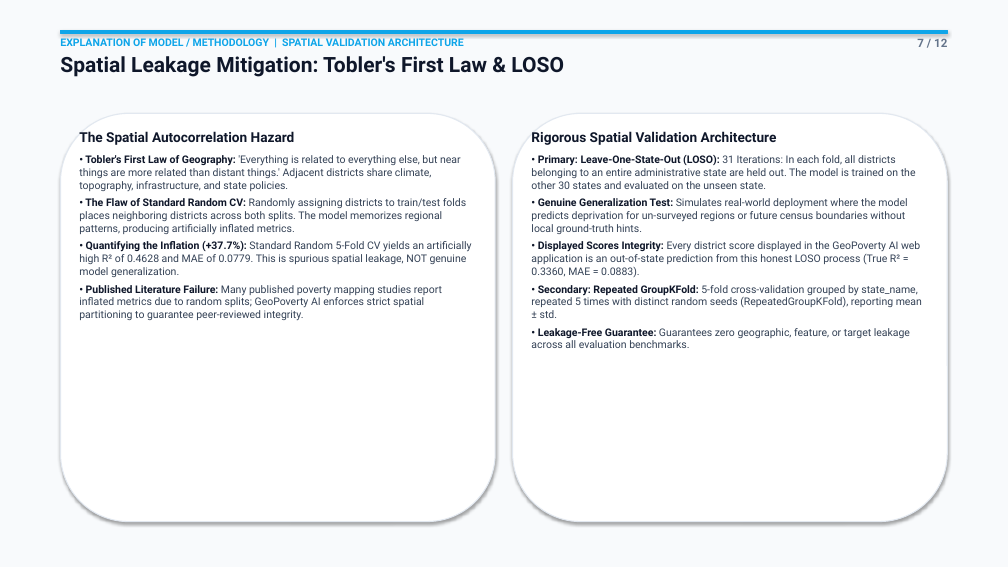
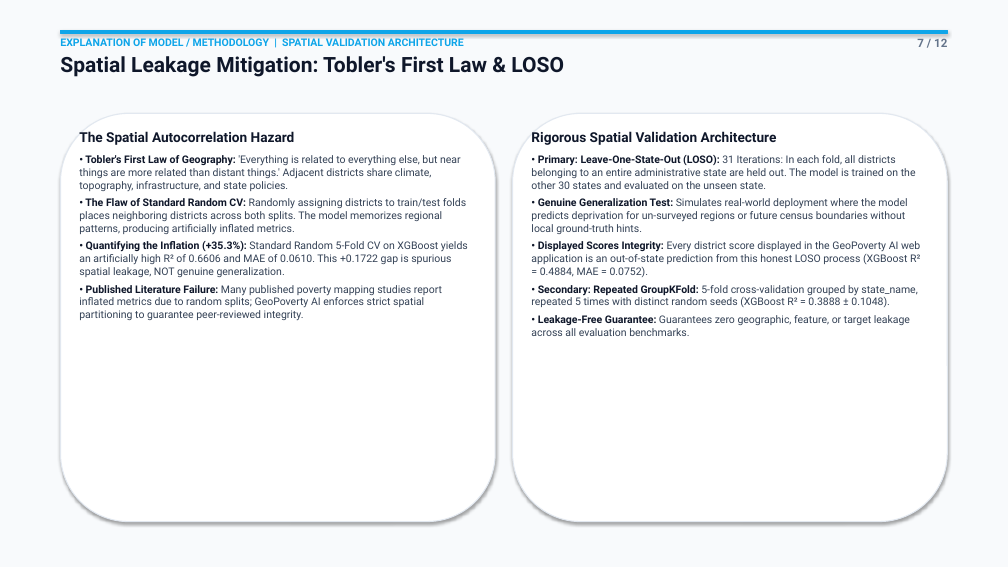
Before and after one commit to ditheshshettigar00-jpg/GeoPovertyAI, a slide deck: slide 7 of GeoPovertyAI_2nd_Review_Presentation.pptx. Drawn at 1008x567 pixels with LibreOffice and Linux fonts; fonts in the diff are those of the drawing. Boxes give left, top, right and bottom in pixels: in the first picture for what was removed or moved away, otherwise in the second. Text is boxed around its words. In the diff, an @@ line names an element or a change of style, - is before the commit and + after.

Commit message:
Update UI, docs, Review 2 slides, and tests for 10-feature XGBoost model

```diff
--- a/GeoPovertyAI_2nd_Review_Presentation.pptx
+++ b/GeoPovertyAI_2nd_Review_Presentation.pptx
@@ text at bbox=[79, 241, 468, 277]: text changed @@
-• Quantifying the Inflation (+37.7%): Standard Random 5-Fold CV yields an artificially high R² of 0.4628 and MAE of 0.0779. This is spurious spatial leakage, NOT genuine model generalization.
+• Quantifying the Inflation (+35.3%): Standard Random 5-Fold CV on XGBoost yields an artificially high R² of 0.6606 and MAE of 0.0610. This +0.1722 gap is spurious spatial leakage, NOT genuine generalization.
@@ text at bbox=[531, 241, 920, 307]: text changed @@
-• Displayed Scores Integrity: Every district score displayed in the GeoPoverty AI web application is an out-of-state prediction from this honest LOSO process (True R² = 0.3360, MAE = 0.0883).
-• Secondary: Repeated GroupKFold: 5-fold cross-validation grouped by state_name, repeated 5 times with distinct random seeds (RepeatedGroupKFold), reporting mean ± std.
+• Displayed Scores Integrity: Every district score displayed in the GeoPoverty AI web application is an out-of-state prediction from this honest LOSO process (XGBoost R² = 0.4884, MAE = 0.0752).
+• Secondary: Repeated GroupKFold: 5-fold cross-validation grouped by state_name, repeated 5 times with distinct random seeds (XGBoost R² = 0.3888 ± 0.1048).
```
Also in this commit, not shown: 9 other slides changed, 19 other files.
